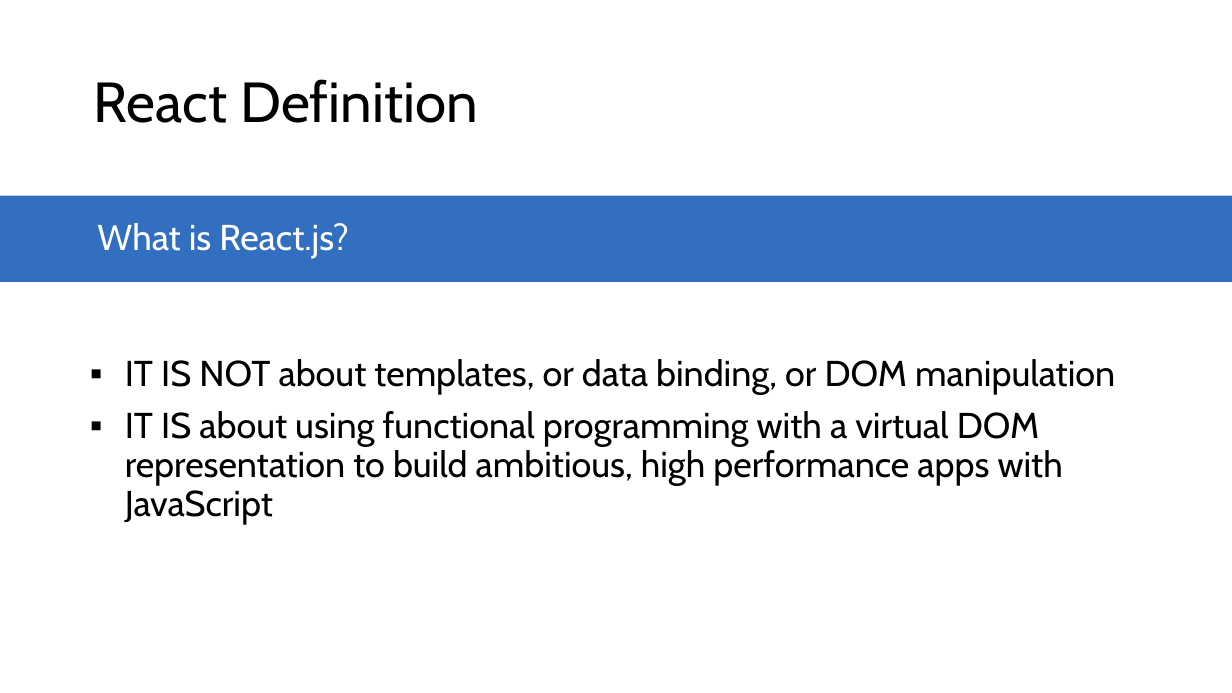
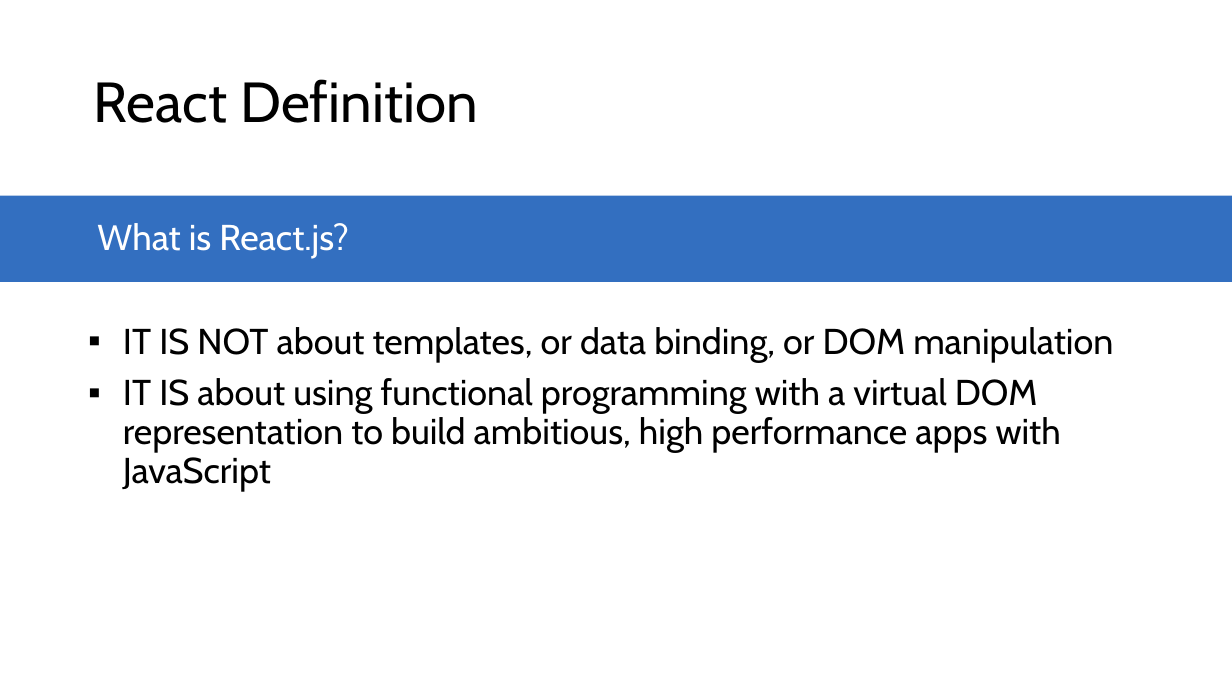
Before and after one commit to microsoft/AcademicContent, a slide deck: slide 4 of Complimentary Course Content/Module2/Lessons/Module2_Lesson6 Building a Web Application Client with React.pptx. Drawn at 1232x693 pixels with LibreOffice and Linux fonts; fonts in the diff are those of the drawing. Boxes give left, top, right and bottom in pixels: in the first picture for what was removed or moved away, otherwise in the second. Text is boxed around its words. In the diff, an @@ line names an element or a change of style, - is before the commit and + after.

```diff
--- a/Complimentary Course Content/Module2/Lessons/Module2_Lesson6 Building a Web Application Client with React.pptx
+++ b/Complimentary Course Content/Module2/Lessons/Module2_Lesson6 Building a Web Application Client with React.pptx
@@ text "IT IS NOT about templates, ...": place and size @@
-text "IT IS NOT about templates, ..." at bbox=[125, 359, 1115, 524]
+text "IT IS NOT about templates, ..." at bbox=[123, 327, 1113, 492]
```
Also in this commit, not shown: 2 other slides changed, 1 other file.
